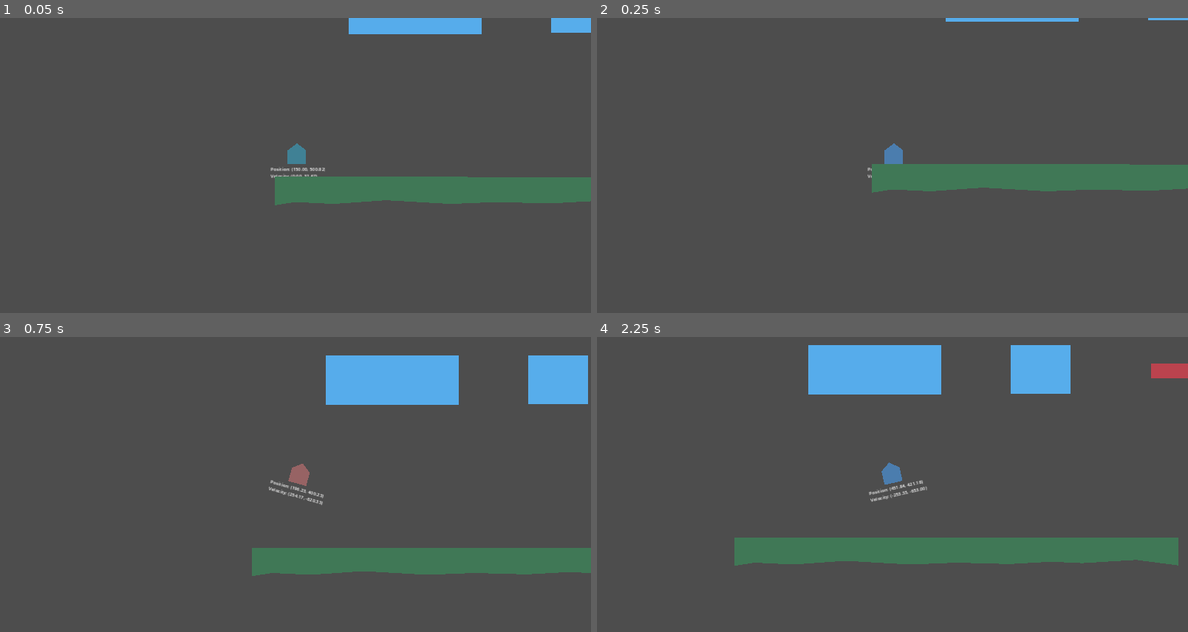
Above: before the commit, frames 1-4 (two rows, left to right).
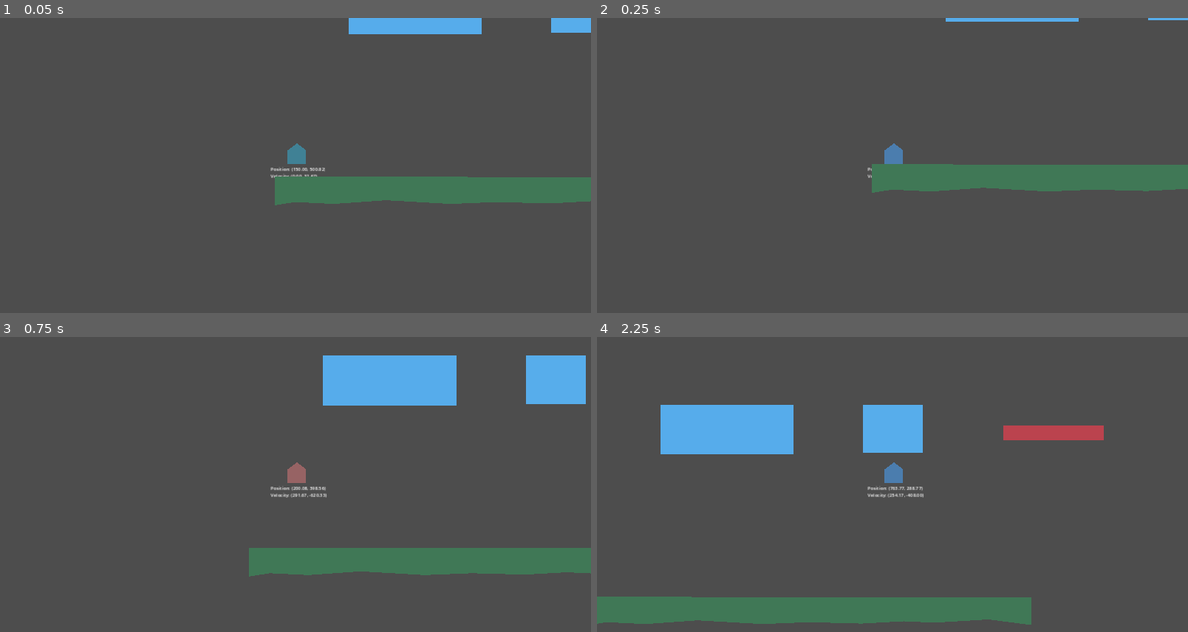
Above: after the commit, the same moments.

Repository: TommyPKeane/learning-gamedev-godot4
Game: Godot game, scene res://scenes/walk_and_jump/walk_and_jump.tscn
Same seed, same stepped clock (60 frames per second), same inputs: the game is played once before the commit and once after it.
Inputs:
- Up to frame 1 (0.05 s): no input
- Up to frame 2 (0.25 s): no input
- Up to frame 3 (0.75 s): hold Right (move_right) from 0.53 s (still down); hold Space (jump) from 0.53 s (still down)
- Up to frame 4 (2.25 s): release Space (jump) at 1.28 s; tap Space (jump) at 1.35, 1.52, 1.82 s; release Right (move_right) at 2.03 s; hold Left (move_left) from 2.03 s (still down); hold Space (jump) from 2.03 s (still down)

Frame 1 is identical in both runs. In frame 2, 0.1% of the frame differs, in the area x 46-100%, y 49-60%; in frame 3, 0.7%; in frame 4, 25%, in the area x 0-100%, y 2-98%.
Error after the commit: Out of bounds get index '0' (on base: 'Array[int]') (res://scenes/walk_and_jump/Player.gd:21)

Commit message:
[ENH] Scene: Walk & Jump - Player Movement Updates
- Remove rotation in air, seemed kinda neat but adds a bunch of
complications without having a lot more code
- Update of Collision of moving platform to 1-way, so that player isn't
crushed when standing under platform, and moved the Platform polygon to
a new relative z-index of `-1` so that player appears in front of the
platform
- Added controller mapping to custom input commands at project scope
- Added 8bitDo SN30 Pro controller for macOS to game startup to test
controller input
- Added wall recognition and new velocity movement control for wall
jumping

Diff:
--- a/example-movement-player/project.godot
+++ b/example-movement-player/project.godot
@@ -27,31 +27,37 @@
 move_right={
 "deadzone": 0.5,
 "events": [Object(InputEventKey,"resource_local_to_scene":false,"resource_name":"","device":0,"window_id":0,"alt_presse …(181 unchanged characters)…
-]
+, Object(InputEventJoypadButton,"resource_local_to_scene":false,"resource_name":"","device":-1,"button_index":14,"pressure":0.0,"pressed":false,"script":null)
+, null]
 }
 move_left={
 "deadzone": 0.5,
 "events": [Object(InputEventKey,"resource_local_to_scene":false,"resource_name":"","device":0,"window_id":0,"alt_presse …(181 unchanged characters)…
+, Object(InputEventJoypadButton,"resource_local_to_scene":false,"resource_name":"","device":-1,"button_index":13,"pressure":0.0,"pressed":false,"script":null)
 ]
 }
 move_up={
 "deadzone": 0.5,
 "events": [Object(InputEventKey,"resource_local_to_scene":false,"resource_name":"","device":0,"window_id":0,"alt_presse …(181 unchanged characters)…
+, Object(InputEventJoypadButton,"resource_local_to_scene":false,"resource_name":"","device":-1,"button_index":11,"pressure":0.0,"pressed":false,"script":null)
 ]
 }
 move_down={
 "deadzone": 0.5,
 "events": [Object(InputEventKey,"resource_local_to_scene":false,"resource_name":"","device":0,"window_id":0,"alt_presse …(181 unchanged characters)…
+, Object(InputEventJoypadButton,"resource_local_to_scene":false,"resource_name":"","device":-1,"button_index":12,"pressure":0.0,"pressed":false,"script":null)
 ]
 }
 jump={
 "deadzone": 0.5,
 "events": [Object(InputEventKey,"resource_local_to_scene":false,"resource_name":"","device":0,"window_id":0,"alt_pressed":false,"shift_pressed":false,"ctrl_pressed":false,"meta_pressed":false,"pressed":false,"keycode":0,"physical_keycode":32,"key_label":0,"unicode":0,"echo":false,"script":null)
+, Object(InputEventJoypadButton,"resource_local_to_scene":false,"resource_name":"","device":-1,"button_index":0,"pressure":0.0,"pressed":false,"script":null)
 ]
 }
 crouch={
 "deadzone": 0.5,
 "events": [Object(InputEventKey,"resource_local_to_scene":false,"resource_name":"","device":0,"window_id":0,"alt_presse …(181 unchanged characters)…
+, Object(InputEventJoypadButton,"resource_local_to_scene":false,"resource_name":"","device":-1,"button_index":12,"pressure":0.0,"pressed":false,"script":null)
 ]
 }
 
--- a/example-movement-player/scenes/walk_and_jump/Player.gd
+++ b/example-movement-player/scenes/walk_and_jump/Player.gd
@@ -1,10 +1,9 @@
 extends CharacterBody2D
 
-var is_falling: bool = false
 var is_on_wall: bool = false
 var is_reseting: bool = false
 
-const FALL_TILT_SPEED: float = 25.0
+const FALL_TILT_SPEED: float = 250.0
 const WALK_SPEED: float = 250.0
 const FRICTION: float = 20.0
 const JUMPFORCE: float = -800.0
@@ -17,82 +16,77 @@
 	$PlayerAnimation.play("PlayerColorAnimation")
 	#GRAVITY = DEFAULT_GRAVITY
 	GRAVITY = 980
-	is_falling = not is_on_floor()
+	self.safe_margin = 2.0
+	self.slide_on_ceiling = true
+	print(Input.get_joy_info(Input.get_connected_joypads()[0]))
 	return
 
 
 func _physics_process(delta) -> void:
+	var collision_info = ""
+	for i in get_slide_collision_count():
+		var collision = get_slide_collision(i)
+		collision_info = "Collided with: %s" % collision.get_collider().name
+
 	$PlayerCamera/PlayerPositionLabel.text = (
 		"""Position: (%0.2f, %0.2f)
-Velocity: (%0.2f, %0.2f)""" % [
+Velocity: (%0.2f, %0.2f)
+%s""" % [
 			position.x,
 			position.y,
 			velocity.x,
 			velocity.y,
+			collision_info,
 		]
 	)
 
-	is_falling = not is_on_floor()
 	velocity.y += delta * GRAVITY
+	var jump_multiply: float = 1.0
 
 	if is_on_floor():
 		$PlayerCamera/PlayerPositionLabel.position.y = -85
 
-		if rotation == 0:
-			is_reseting = false
+		if Input.is_action_pressed("move_down"):
+			$PlayerCollisionShape.scale.x = 1.0
+			$PlayerCollisionShape.scale.y = 0.65
+			jump_multiply = 0.5
+		elif Input.is_action_pressed("move_up"):
+			$PlayerCollisionShape.scale.x = 0.65
+			$PlayerCollisionShape.scale.y = 1.25
+			jump_multiply = 1.5
+		else:
+			$PlayerCollisionShape.scale.x = 1.0
+			$PlayerCollisionShape.scale.y = 1.0
+
+		if Input.is_action_pressed("move_left"):
+			velocity.x = -WALK_SPEED
+		elif Input.is_action_pressed("move_right"):
+			velocity.x = WALK_SPEED
+		else:
+			velocity.x = 0
+
+		if Input.is_action_pressed("jump"):
+			velocity.y = (velocity.y + JUMPFORCE) * jump_multiply
 		else:
 			pass
-
-		if is_reseting:
-			pass
-		else:
-			if Input.is_action_pressed("move_down"):
-				$PlayerCollisionShape.scale.x = 1.0
-				$PlayerCollisionShape.scale.y = 0.65
-			elif Input.is_action_pressed("move_up"):
-				$PlayerCollisionShape.scale.x = 0.65
-				$PlayerCollisionShape.scale.y = 1.25
-			else:
-				$PlayerCollisionShape.scale.x = 1.0
-				$PlayerCollisionShape.scale.y = 1.0
-
-			if Input.is_action_pressed("move_left"):
-				velocity.x = -WALK_SPEED
-			elif Input.is_action_pressed("move_right"):
-				velocity.x = WALK_SPEED
-			else:
-				velocity.x = 0
+	elif is_on_wall_only():
+		var wall_normal = self.get_wall_normal()
 
 		if Input.is_action_pressed("jump"):
-			if rotation == 0:
-				velocity.y += JUMPFORCE
-				if Input.is_action_pressed("move_up"):
-					velocity.y *= 1.5  # Super Jump
-				elif Input.is_action_pressed("move_down"):
-					velocity.y *= 0.5  # Crouch Jump
-				else:
-					pass
-			else:
-				is_reseting = true
-				velocity.x = 0.0
-				velocity.y = 0.0
-				rotation = 0.0
+			velocity.y = (velocity.y + JUMPFORCE) * jump_multiply
+			velocity.x = -wall_normal.x * (velocity.x + JUMPFORCE/2) * jump_multiply
 		else:
 			pass
 	else:
 		$PlayerCamera/PlayerPositionLabel.position.y = 0.0
-
-		if is_reseting:
-			pass
+		if Input.is_action_pressed("move_left"):
+			velocity.x -= FALL_TILT_SPEED * delta
+			#rotate(-PI/128)
+		elif Input.is_action_pressed("move_right"):
+			velocity.x += FALL_TILT_SPEED * delta
+			#rotate(PI/128)
 		else:
-			if Input.is_action_pressed("move_left"):
-				velocity.x -= FALL_TILT_SPEED * delta
-				rotate(-PI/128)
-			elif Input.is_action_pressed("move_right"):
-				velocity.x += FALL_TILT_SPEED * delta
-				rotate(PI/128)
-			else:
-				velocity.x = 0
+			velocity.x = 0
 
 	# "move_and_slide" already takes delta time into account.
 	move_and_slide()
--- a/example-movement-player/scenes/walk_and_jump/walk_and_jump.gd
+++ b/example-movement-player/scenes/walk_and_jump/walk_and_jump.gd
@@ -4,6 +4,16 @@
 const PLAYER_STARTING_POS: Vector2 = Vector2(150, 500)
 
 func start(pos: Vector2) -> void:
+	# SDL Gamepads:
+	# - https://github.com/mdqinc/SDL_GameControllerDB/blob/master/gamecontrollerdb.txt
+	Input.add_joy_mapping(
+		"03000000c82d00000160000001000000,8BitDo SN30 Pro,a:b1,b:b0,back:b10,dpdown:h0.4,dpleft:h0.8,dpright:h0.2,dpup:h0.1,leftshoulder:b6,leftstick:b13,lefttrigger:a4,leftx:a0,lefty:a1,rightshoulder:b7,rightstick:b14,righttrigger:a5,rightx:a2,righty:a3,start:b11,x:b4,y:b3,platform:Mac OS X",
+		true,
+	)
+	Input.add_joy_mapping(
+		"03000000c82d00000161000000010000,8BitDo SN30 Pro,a:b1,b:b0,back:b10,dpdown:h0.4,dpleft:h0.8,dpright:h0.2,dpup:h0.1,guide:b2,leftshoulder:b6,leftstick:b13,lefttrigger:b8,leftx:a0,lefty:a1,rightshoulder:b7,rightstick:b14,righttrigger:b9,rightx:a2,righty:a5,start:b11,x:b4,y:b3,platform:Mac OS X",
+		true,
+	)
 	$Player.position = pos
 	show()
 	$Player/PlayerCollisionShape.disabled = false
--- a/example-movement-player/scenes/walk_and_jump/walk_and_jump.tscn
+++ b/example-movement-player/scenes/walk_and_jump/walk_and_jump.tscn
@@ -117,7 +117,7 @@
 }
 
 [sub_resource type="RectangleShape2D" id="RectangleShape2D_p6q71"]
-size = Vector2(216.25, 31)
+size = Vector2(216.25, 16)
 
 [node name="WalkAndJump" type="Node2D"]
 position = Vector2(110, -812)
@@ -220,9 +220,16 @@
 }
 
 [node name="PlatformMovingCollision" type="CollisionShape2D" parent="MovablePlatforms/PlatformMovingArea"]
+z_index = -1
+position = Vector2(0, -3)
 shape = SubResource("RectangleShape2D_p6q71")
+one_way_collision = true
+one_way_collision_margin = 10.0
 debug_color = Color(0.80002, 0.384, 0.462163, 0.42)
 
 [node name="PlatformMovingPolygon" type="Polygon2D" parent="MovablePlatforms/PlatformMovingArea/PlatformMovingCollision"]
+process_priority = 1
+process_physics_priority = 1
+position = Vector2(0, 8)
 color = Color(0.689159, 0.237858, 0.280893, 1)
 polygon = PackedVector2Array(-108.125, -16, 108.875, -16, 108.875, 15, -108.125, 15)
